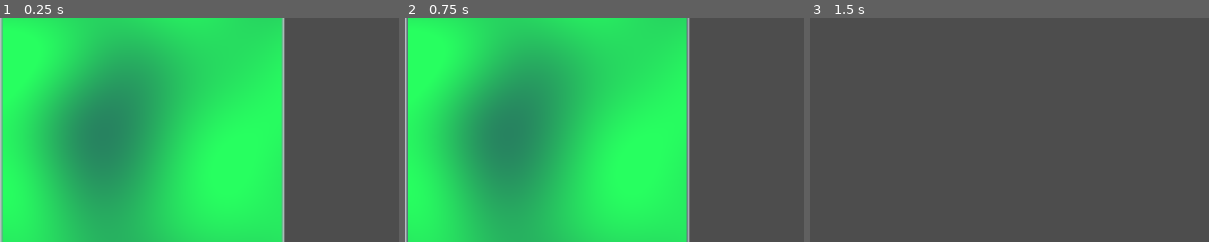
Above: before the commit, frames 1-3 (left to right).
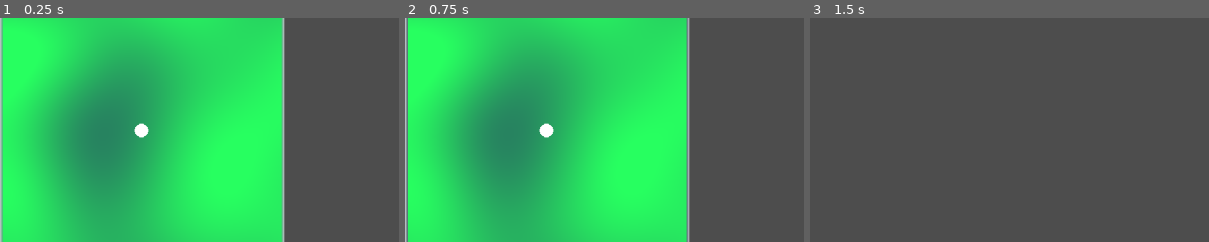
Above: after the commit, the same moments.

Repository: 777aker/scalability
Game: Godot game, scene res://scenes/conquest/bullet_heaven/bullet_heaven.tscn
Same seed, same stepped clock (60 frames per second), same inputs: the game is played once before the commit and once after it. This scene is started directly instead of the project's main scene.
Inputs (mouse positions are % of the whole screen's width and height, from its top left):
- Up to frame 1 (0.25 s): no input
- Up to frame 2 (0.75 s): tap Enter at 0.5 s; move the mouse to (72, 45) at 0.52 s; press the mouse at (72, 45) at 0.53 s; hold D (right) from 0.53 s (still down)
- Up to frame 3 (1.5 s): release D (right) at 1.25 s; release the mouse at (72, 45) at 1.25 s; click "X" at 1.25 s
The pictures show only the part of the screen within x 0-50%, y 11-61%; the shares and areas given below are measured in that part.

The runs differ from the first frame. In frame 1, 0.2% of the frame differs, in the area x 33-38%, y 46-54%; in frame 2, 0.2%; in frame 3, nothing differs.

Commit message:
basic circle for bullet heaven

Diff:
--- a/scenes/conquest/bullet_heaven/bullet_heaven.tscn
+++ b/scenes/conquest/bullet_heaven/bullet_heaven.tscn
@@ -4,6 +4,7 @@
 [ext_resource type="StyleBox" uid="uid://pkeo8ul66x48" path="res://scenes/conquest/bullet_heaven/bullet_window.tres" id="2_fws08"]
 [ext_resource type="Shader" uid="uid://dxei0bv68pisv" path="res://scenes/conquest/bullet_heaven/bullet_heaven.gdshader" id="3_fws08"]
 [ext_resource type="Script" uid="uid://cwxqkmh0yfnvm" path="res://scenes/conquest/bullet_heaven/game_area.gd" id="4_gftnf"]
+[ext_resource type="Script" uid="uid://dc7yj4x188og0" path="res://scenes/conquest/bullet_heaven/player.gd" id="5_djc7c"]
 
 [sub_resource type="ShaderMaterial" id="ShaderMaterial_gftnf"]
 shader = ExtResource("3_fws08")
@@ -25,6 +26,13 @@
 grow_horizontal = 2
 grow_vertical = 2
 pivot_offset = Vector2(5, 36)
+mouse_filter = 2
 
 [node name="GameArea" type="Node2D" parent="." index="2" unique_id=1851082358]
+position = Vector2(4, 36)
 script = ExtResource("4_gftnf")
+
+[node name="Player" type="Polygon2D" parent="GameArea" index="0" unique_id=1622219311]
+position = Vector2(200, 200)
+uv = PackedVector2Array(95, 26, -22, 34, -72, 100, -65, 161, 4, 192, 82, 198, 126, 171, 154, 137, 165, 98, 153, 74, 121, 43)
+script = ExtResource("5_djc7c")
--- a/scenes/conquest/bullet_heaven/game_area.gd
+++ b/scenes/conquest/bullet_heaven/game_area.gd
@@ -2,7 +2,7 @@
 
 @onready var PARENT_WINDOW = $".."
 var offset: Vector2 = Vector2(0, 0)
-const OFFSETSPEED: float = 0.025
+const OFFSETSPEED: float = 0.001
 
 # Called every frame. 'delta' is the elapsed time since the previous frame.
 func _process(_delta: float) -> void:
--- /dev/null
+++ b/scenes/conquest/bullet_heaven/player.gd
@@ -0,0 +1,19 @@
+extends Polygon2D
+
+
+# Called when the node enters the scene tree for the first time.
+func _ready() -> void:
+	var num_sides = 10
+	var radius = 10
+	var points = PackedVector2Array()
+	for i in range(num_sides):
+		var angle = (i * TAU) / num_sides
+		var point = Vector2(cos(angle), sin(angle)) * radius
+		points.append(point)
+
+	self.polygon = points;
+
+
+# Called every frame. 'delta' is the elapsed time since the previous frame.
+func _process(delta: float) -> void:
+	pass
Not shown, added: scenes/conquest/bullet_heaven/player.gd.uid
